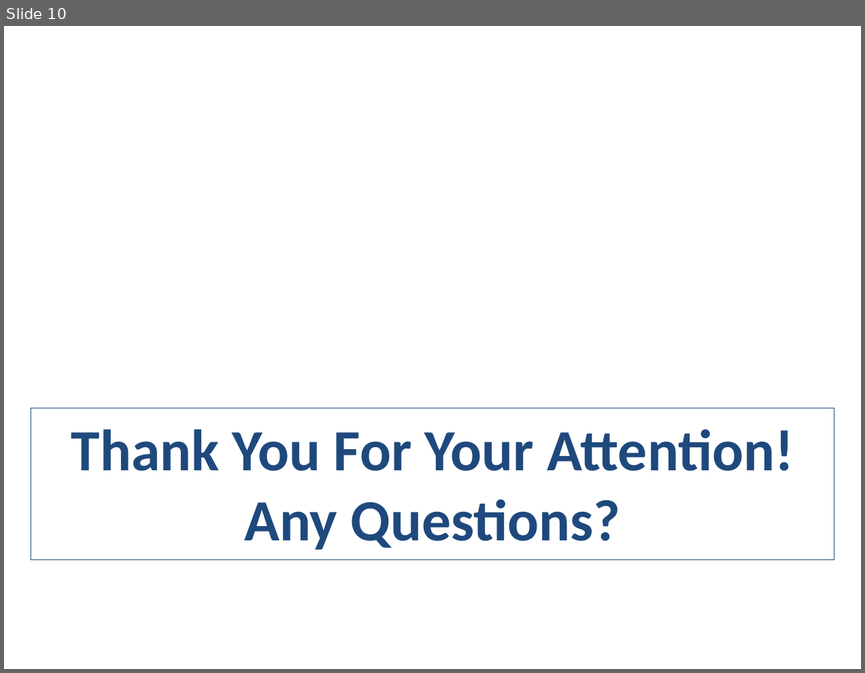
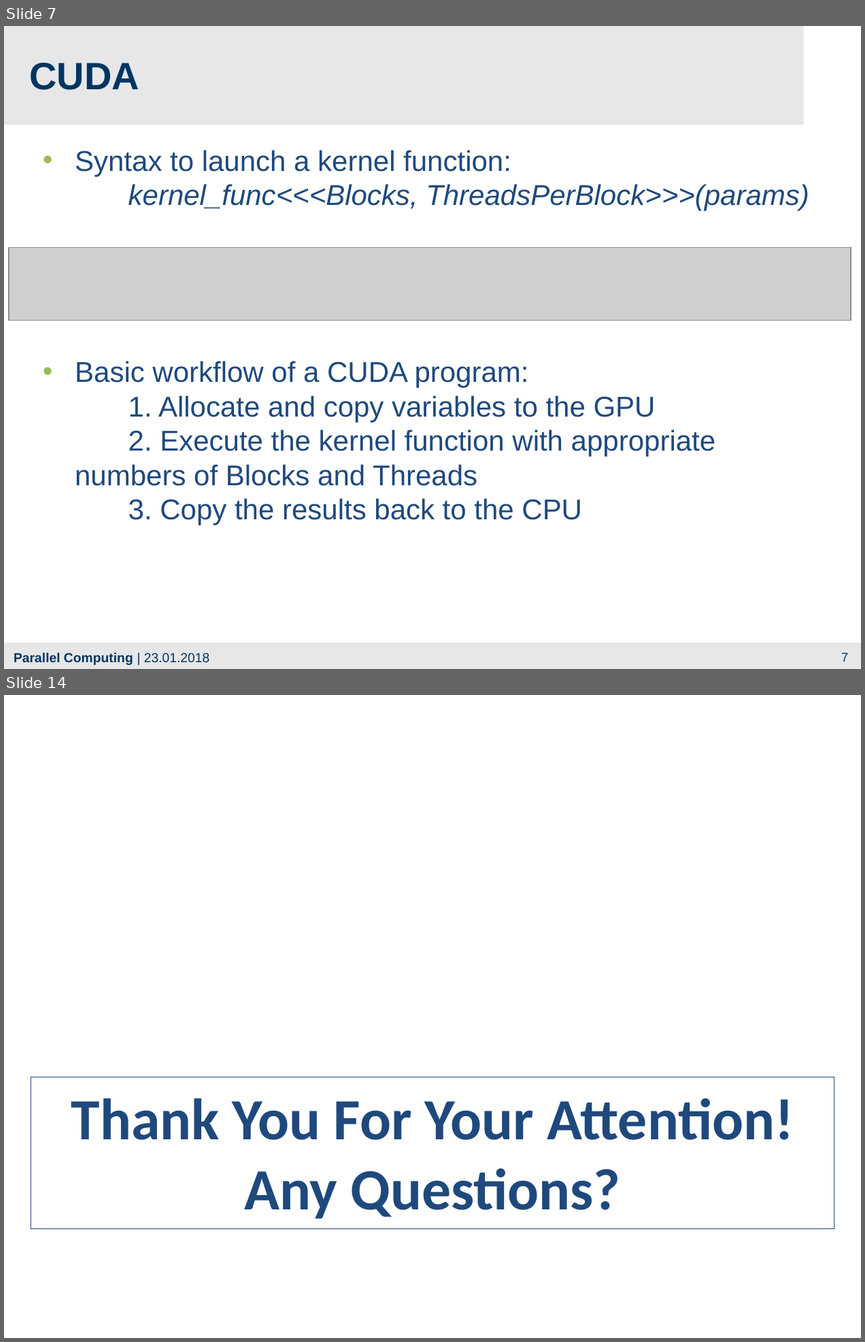
Before and after one commit to franneck94/CUDA-AES, a slide deck: Presentation.pptx. Shown one above the other, each under a label of ours: slide 10 before the commit, slides 7 and 14 after it; the slides between them are not shown. The pictures are 865x673 and 865x1342 pixels, drawn with LibreOffice and Linux fonts; fonts in the diff are those of the drawing; grey boxes stand for pictures; background and template pictures are left out. Boxes give left, top, right and bottom in pixels: in the first picture for what was removed or moved away, otherwise in the second. Text is boxed around its words. In the diff, an @@ line names an element or a change of style, - is before the commit and + after.

```diff
--- a/Presentation.pptx
+++ b/Presentation.pptx
@@ slide 7 added at [4,26,861,669], background #E7E7E7 @@
@@ rectangle added at [804,26,861,125], fill #FFFFFF @@
@@ text added at [29,63,139,90], 32 pt, text #003561, bold @@
+CUDA
@@ rectangle added at [4,125,861,642], fill #FFFFFF @@
@@ text added at [75,150,809,525], 24 pt, text #1F497D @@
+• Syntax to launch a kernel function:
+  kernel_func<<<Blocks, ThreadsPerBlock>>>(params)
+• Basic workflow of a CUDA program:
+  1. Allocate and copy variables to the GPU
+  2. Execute the kernel function with appropriate numbers of Blocks and Threads
+  3. Copy the results back to the CPU
@@ picture added at [9,247,851,320] @@
@@ text added at [14,652,209,665], 11 pt, text #003560, bold @@
+Parallel Computing | 23.01.2018
@@ page number added at [841,652,848,661], 10.5 pt, text #003560 @@
+7
@@ what was slide 10 is now slide 14 @@
```
Also in this commit, not shown: 6 slides changed, 6 other slides added, 3 slides removed, 13 other files.
